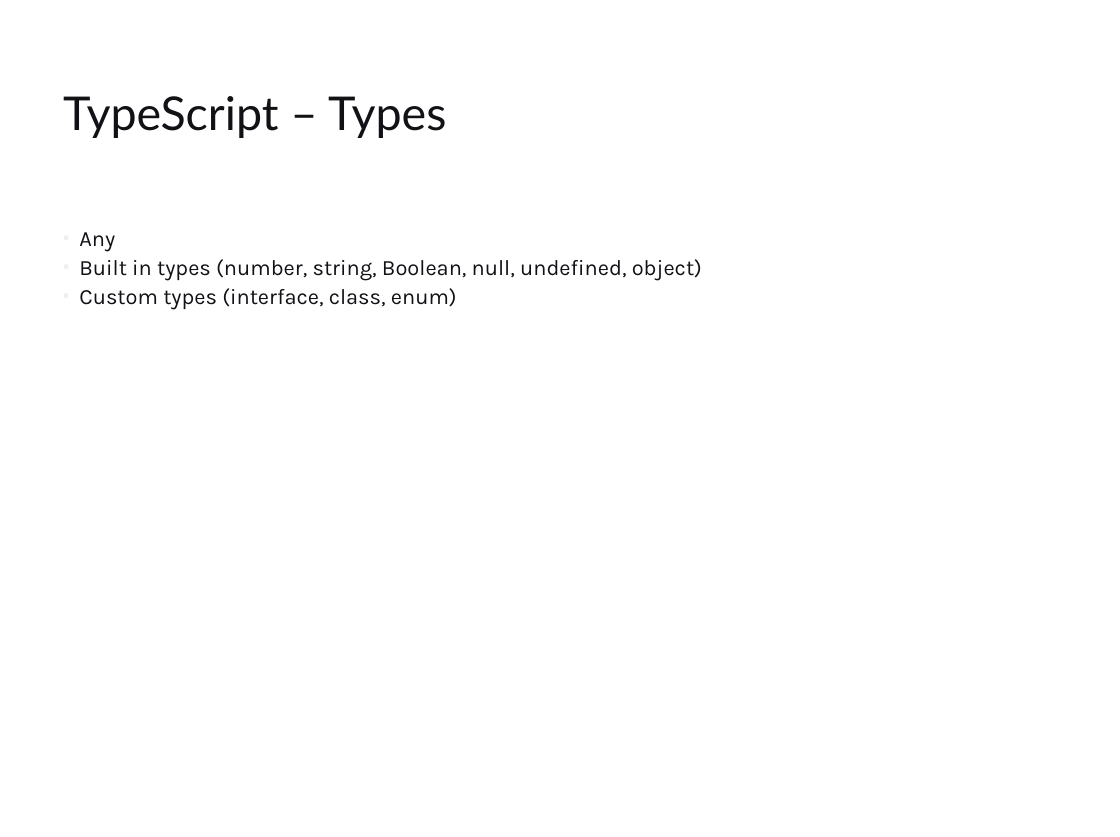
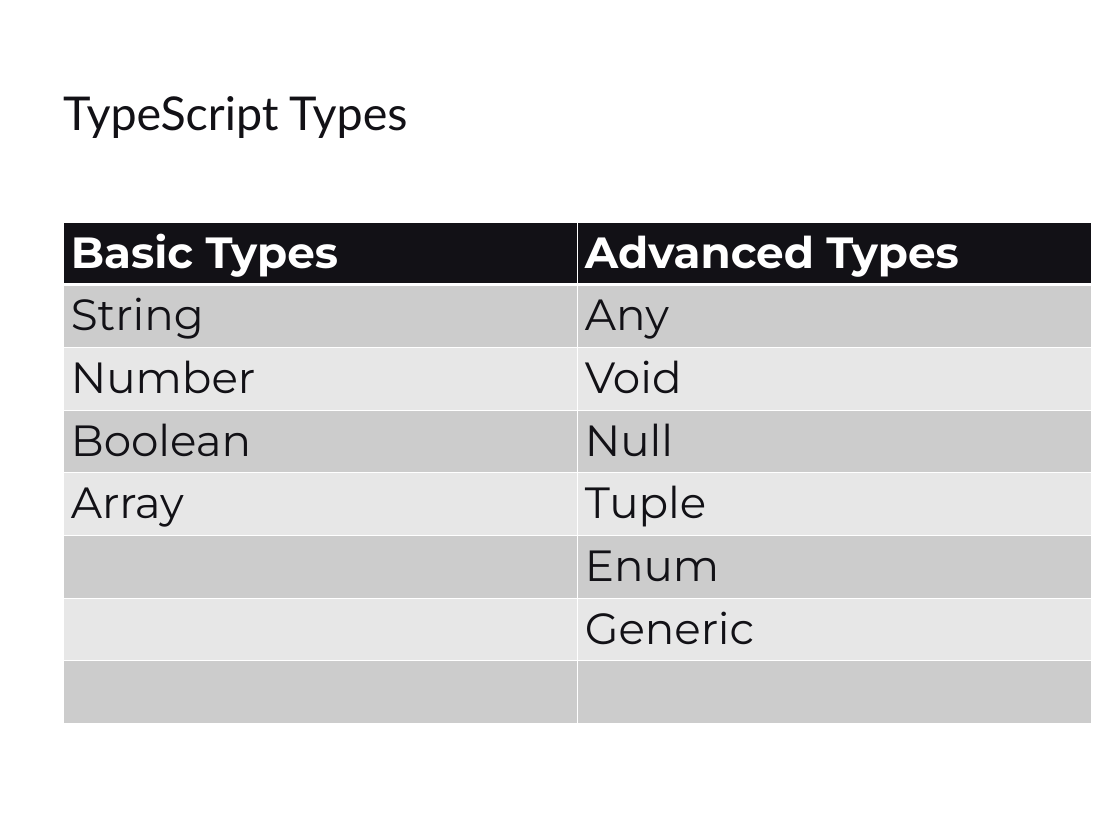
Before and after one commit to sintu-patel/typescript-excercise, a slide deck: slide 10 of docs/Type_script_SapientRazorfish.pptx (slide 11 before the commit). Drawn at 1120x837 pixels with LibreOffice and Linux fonts; fonts in the diff are those of the drawing. Boxes give left, top, right and bottom in pixels: in the first picture for what was removed or moved away, otherwise in the second. Text is boxed around its words. In the diff, an @@ line names an element or a change of style, - is before the commit and + after.

```diff
--- a/docs/Type_script_SapientRazorfish.pptx
+++ b/docs/Type_script_SapientRazorfish.pptx
@@ title at [63,96,407,138]: text changed @@
-TypeScript – Types
+TypeScript Types
@@ table added at [63,222,1091,724], 8 rows, 2 columns @@
+Basic Types | Advanced Types
+String | Any
+Number | Void
+Boolean | Null
+Array | Tuple
+ | Enum
+ | Generic
+ | 
@@ text removed at [79,232,702,310] @@
-▪ Any
-▪ Built in types (number, string, Boolean, null, undefined, object)
-▪ Custom types (interface, class, enum)
```
Also in this commit, not shown: 6 other slides changed, 8 slides added, 6 slides removed, 31 other files.
